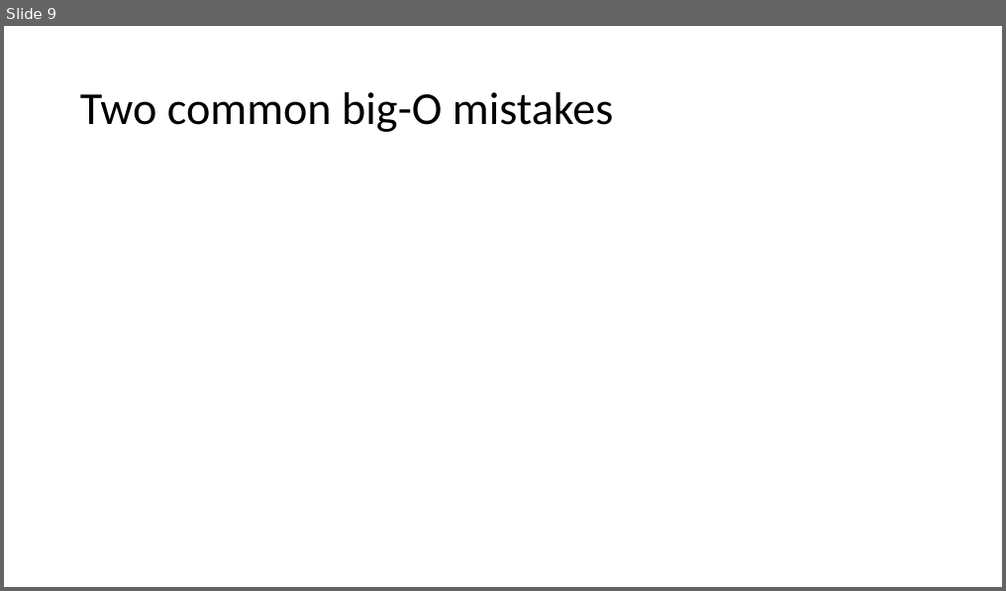
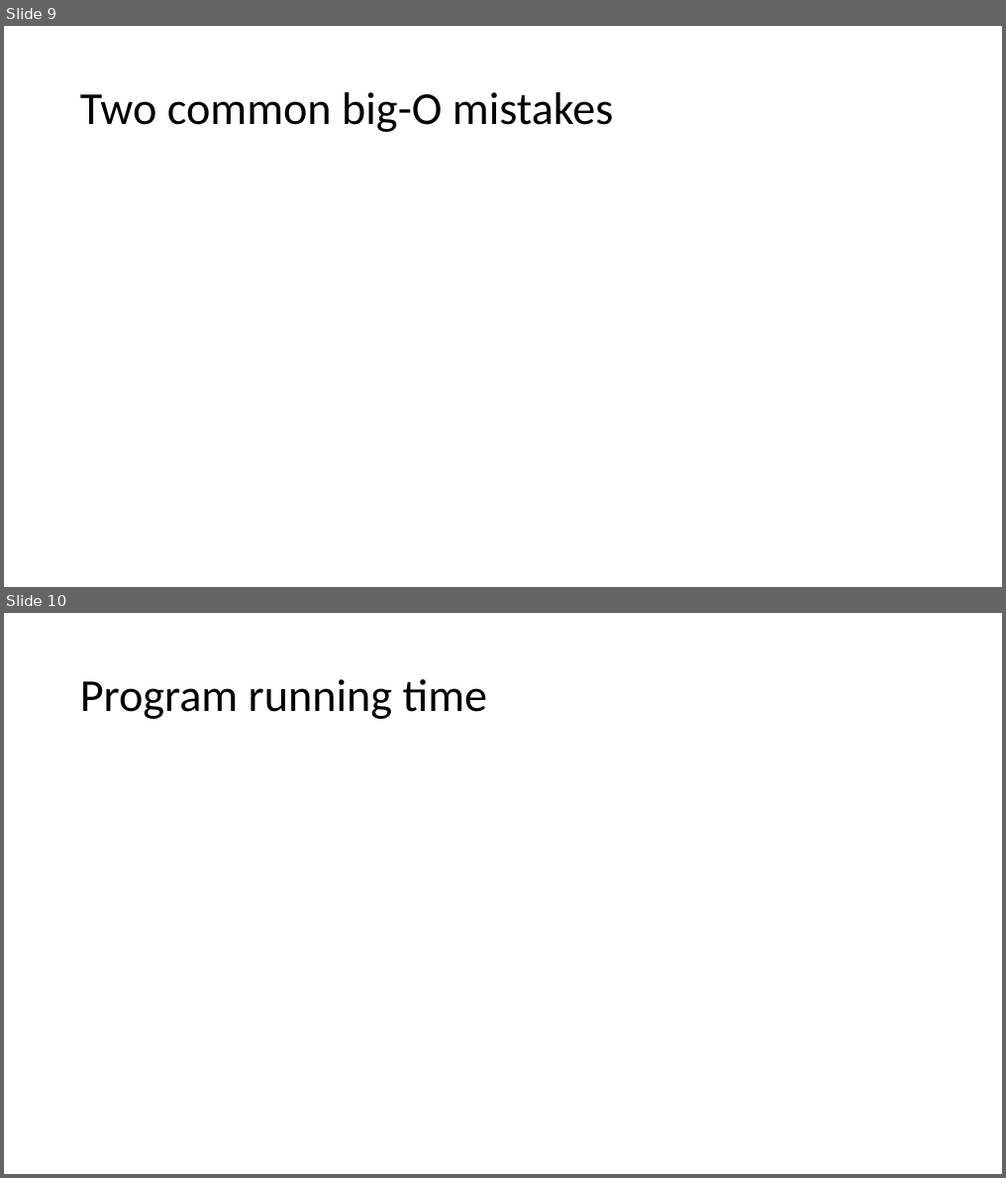
Before and after one commit to dickinson-comp232-fall22/dickinson-comp232-fall22.github.io, a slide deck: resources/class05/asymptotic-notation.pptx. Shown one above the other, each under a label of ours: slide 9 before the commit, slides 9 and 10 after it. The pictures are 1006x591 and 1006x1178 pixels, drawn with LibreOffice and Linux fonts; fonts in the diff are those of the drawing; grey boxes stand for pictures. Boxes give left, top, right and bottom in pixels: in the first picture for what was removed or moved away, otherwise in the second. Text is boxed around its words. In the diff, an @@ line names an element or a change of style, - is before the commit and + after.

```diff
--- a/resources/class05/asymptotic-notation.pptx
+++ b/resources/class05/asymptotic-notation.pptx
@@ slide 10 added at box(4, 613, 1002, 1174), background #FFFFFF @@
@@ title added at box(80, 679, 488, 719), 44 pt, text #000000 @@
+Program running time
```
Also in this commit, not shown: 1 slide changed, 2 other slides added.
